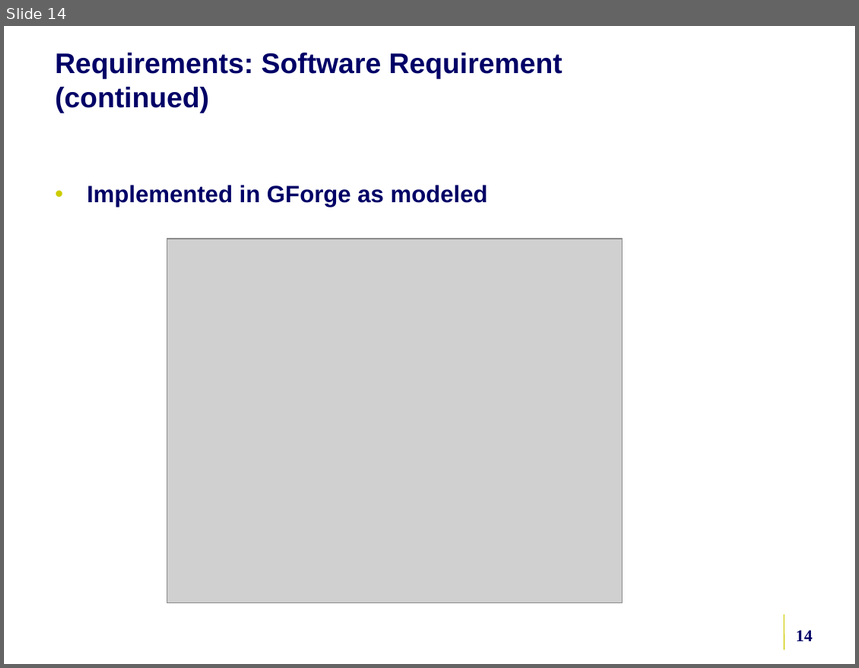
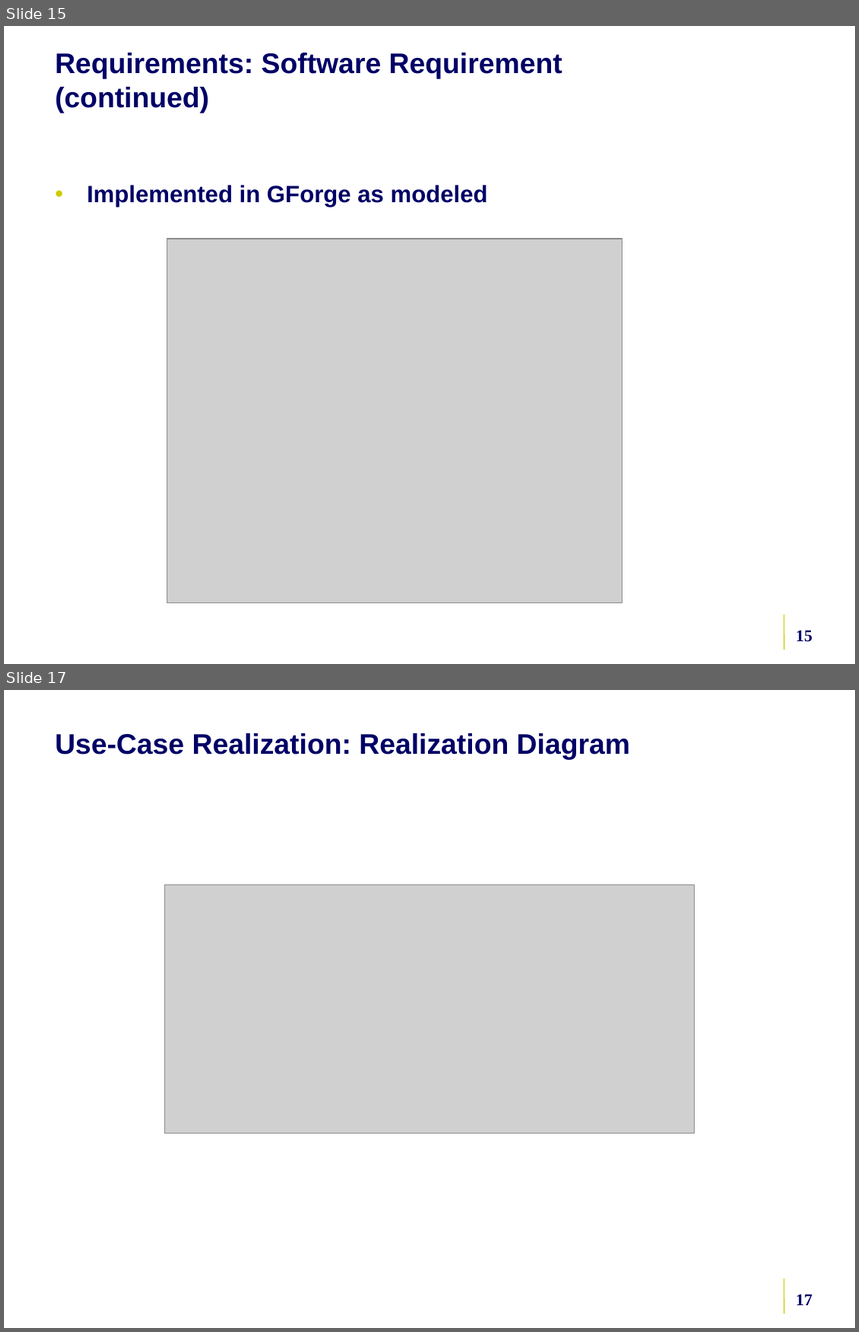
Before and after one commit to NCIP/caarray-docs, a slide deck: environment/references/5am_ncicb_development_process.ppt. Shown one above the other, each under a label of ours: slide 14 before the commit, slides 15 and 17 after it; the slides between them are not shown. The pictures are 859x668 and 859x1332 pixels, drawn with LibreOffice and Linux fonts; fonts in the diff are those of the drawing; grey boxes stand for pictures; background and template pictures are left out. Boxes give left, top, right and bottom in pixels: in the first picture for what was removed or moved away, otherwise in the second. Text is boxed around its words. In the diff, an @@ line names an element or a change of style, - is before the commit and + after.

```diff
--- a/environment/references/5am_ncicb_development_process.ppt
+++ b/environment/references/5am_ncicb_development_process.ppt
@@ slide 17 added at (4, 690, 855, 1328), background picture (left out); not listed: 1 template element that a slide beside it also shows @@
@@ title added at (55, 733, 630, 760), 24 pt, text #000066, bold @@
+Use-Case Realization: Realization Diagram
@@ picture added at (165, 885, 694, 1134) @@
@@ page number added at (796, 1294, 813, 1306), 14 pt, text #000066, bold @@
+17
@@ what was slide 14 is now slide 15 @@
@@ page number at (796, 630, 813, 642): text changed @@
-14
+15
```
Also in this commit, not shown: 10 slides changed, 8 other slides added, 7 slides removed.
